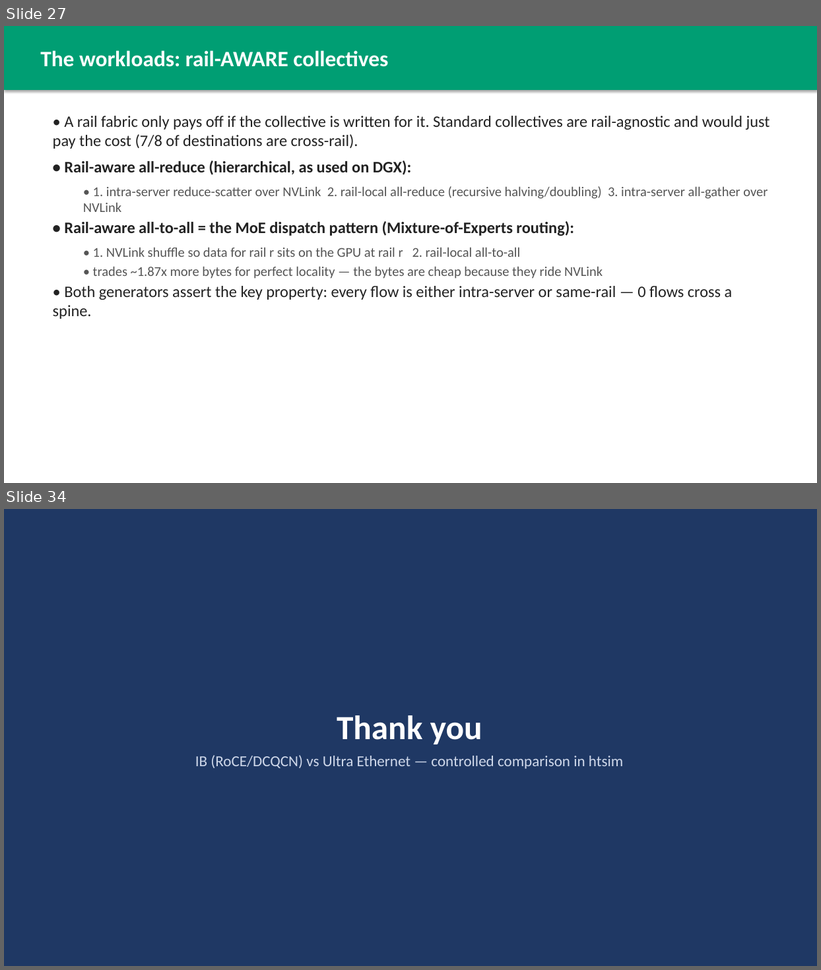
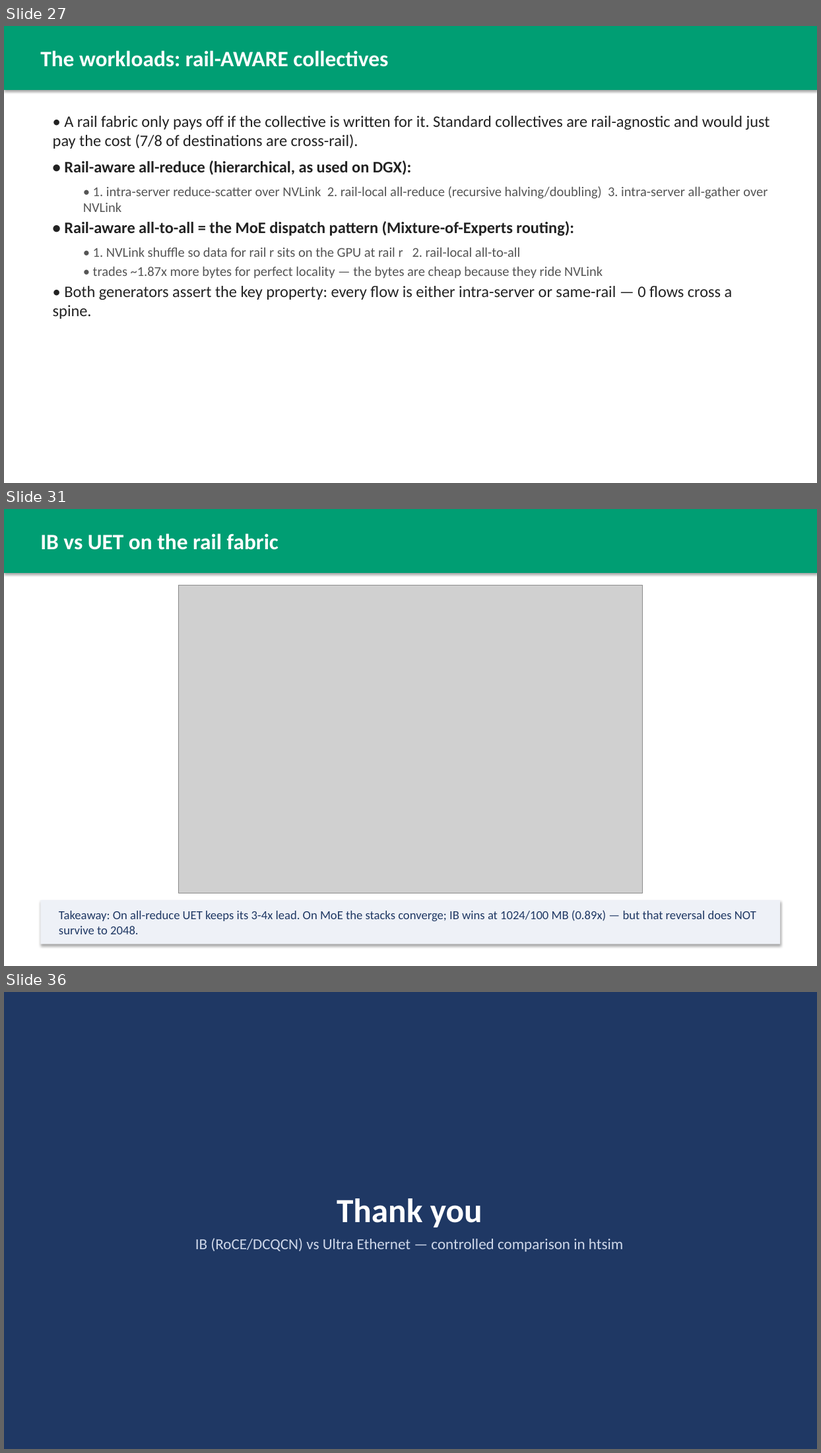
Before and after one commit to Mahmoudzahalka/HTSIM, a slide deck: htsim/sim/datacenter/experiments/runs/IB_vs_UET_presentation.pptx. Shown one above the other, each under a label of ours: slides 27 and 34 before the commit, slides 27, 31 and 36 after it; the slides between them are not shown. The pictures are 821x970 and 821x1453 pixels, drawn with LibreOffice and Linux fonts; fonts in the diff are those of the drawing; grey boxes stand for pictures. Boxes give left, top, right and bottom in pixels: in the first picture for what was removed or moved away, otherwise in the second. Text is boxed around its words. In the diff, an @@ line names an element or a change of style, - is before the commit and + after.

Commit message:
Rail study complete: 48/48 runs, fold in the 3 big-box results
The three MoE/2048/100MB cells (ib.rail, ib.flat, uet.flat) came back clean from
the larger-memory machine -- all flows finished, zero lossless overflow. Grid is
now 48/48 ok.

Reassembled results_rail.csv / utilization_rail.csv (48 rows each).

make_graphs_rail.py: g() matched only (workload,size,stack,topology) and returned
the first hit, so once 2048 rows were appended it silently plotted the 1024 row
every time -- half the grid was missing from every figure. Added an explicit node
count and split all figures by scale; new fig4 carries the IB/UET ratio.

The 2048 data overturns two conclusions drawn from the 1024-only grid:
  - "UET is indifferent to rails" holds for all-reduce but NOT for MoE, where
    UET's rail benefit grows with scale to -16% at 2048/100MB.
  - IB's 11% MoE win at 1024/100MB (0.89x) does not survive scaling: 1.31x at 2048.
Rail locality still leaves UET's retransmits unchanged (0.3-2.9%) even where it
cuts makespan 16%, which is the clearest evidence yet that MoE is endpoint-bound.

Updated §8 of DESIGN_AND_VALIDATION.md, §7 of IB_vs_UET_COMPARISON.md, and the
deck (34 -> 36 slides). RUN_ON_BIGGER_BOX.md marked done, kept as the repro record.

```diff
--- a/htsim/sim/datacenter/experiments/runs/IB_vs_UET_presentation.pptx
+++ b/htsim/sim/datacenter/experiments/runs/IB_vs_UET_presentation.pptx
@@ slide 31 added at (x1=4, y1=509, x2=817, y2=966), background #FFFFFF @@
@@ rectangle added at (x1=4, y1=509, x2=817, y2=573), fill #009E73 @@
@@ text added at (x1=40, y1=533, x2=279, y2=550), 26 pt, text #FFFFFF, bold @@
+IB vs UET on the rail fabric
@@ picture added at (x1=178, y1=586, x2=644, y2=893) @@
@@ rectangle added at (x1=40, y1=900, x2=781, y2=945), fill #EEF1F7 @@
@@ text added at (x1=59, y1=910, x2=756, y2=935), 14.5 pt, text #1F3864 @@
+Takeaway: On all-reduce UET keeps its 3-4x lead. On MoE the stacks converge; IB wins at 1024/100 MB (0.89x) — but that reversal does NOT survive to 2048.
@@ what was slide 34 is now slide 36 @@
```
Also in this commit, not shown: 6 slides changed, 2 other slides added, 1 slide removed, 12 other files.
